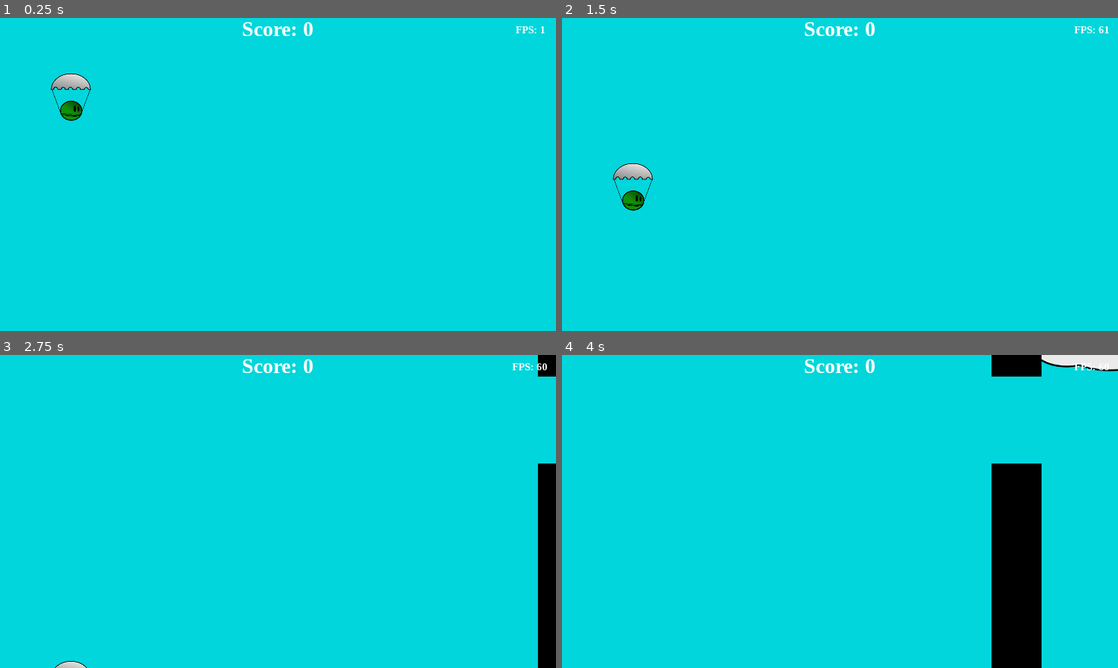
Above: before the commit, frames 1-4 (two rows, left to right).
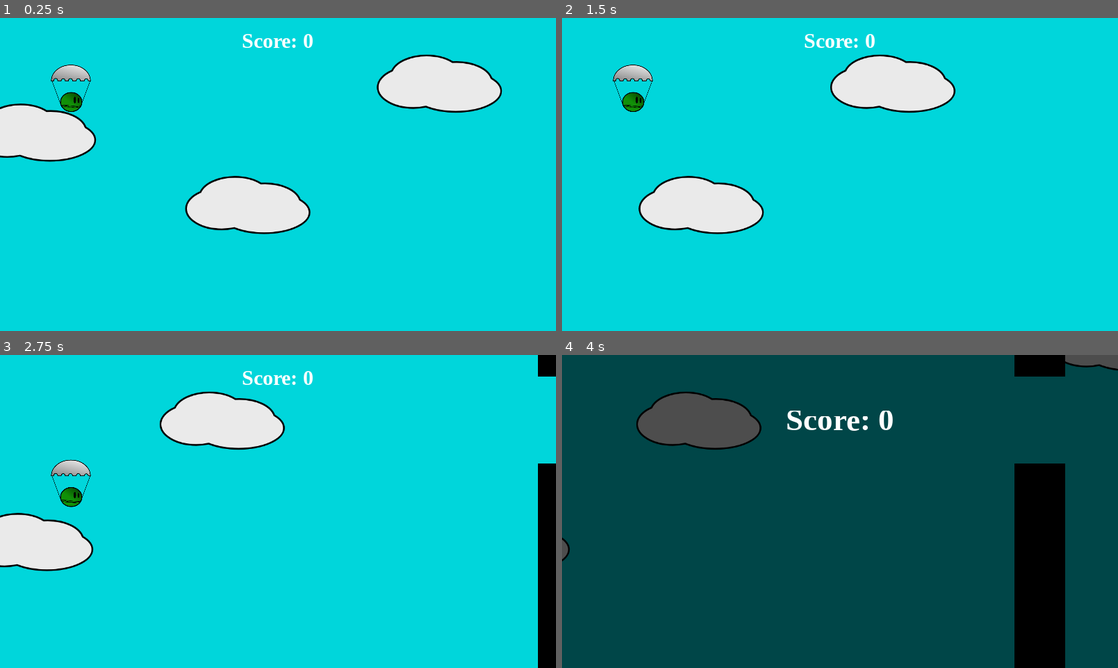
Above: after the commit, the same moments.

Repository: mmcoulombe/flappy_slime
Game: Godot game, scene res://scenes/main.tscn
Two runs of this game, one before a commit and one after it. Both use one fixed random seed, a clock stepped at 60 frames per second and the inputs below. Before the commit the project has no main scene; this scene is started directly in both runs.
Inputs:
- Up to frame 1 (0.25 s): no input
- Up to frame 2 (1.5 s): hold Up (ui_up) 0.53-1.28 s
- Up to frame 3 (2.75 s): hold Up (ui_up) from 2.03 s (still down)
- Up to frame 4 (4 s): release Up (ui_up) at 3.53 s

The runs differ from the first frame. In frame 1, 10% of the frame differs, in the area x 0-98%, y 1-70%; in frame 2, 7.9%; in frame 3, 6.8%; in frame 4, 96%, in the area x 0-100%, y 0-100%.

Commit message:
Add intro screen, and possibility to restart
Signed-off-by: Maxime Millette-Coulombe <mmillettecoulombe@gmail.com>

Diff:
--- a/gui/in_game_gui.tscn
+++ b/gui/in_game_gui.tscn
@@ -11,6 +11,50 @@
 size = 24
 font_data = ExtResource( 2 )
 
+[sub_resource type="Animation" id=3]
+resource_name = "game_over"
+length = 0.5
+tracks/0/type = "value"
+tracks/0/path = NodePath("MarginContainer/score:custom_fonts/font:size")
+tracks/0/interp = 1
+tracks/0/loop_wrap = true
+tracks/0/imported = false
+tracks/0/enabled = true
+tracks/0/keys = {
+"times": PoolRealArray( 0, 0.5 ),
+"transitions": PoolRealArray( 1, 1 ),
+"update": 0,
+"values": [ 48, 96 ]
+}
+tracks/1/type = "value"
+tracks/1/path = NodePath("MarginContainer:rect_position")
+tracks/1/interp = 1
+tracks/1/loop_wrap = true
+tracks/1/imported = false
+tracks/1/enabled = true
+tracks/1/keys = {
+"times": PoolRealArray( 0, 0.5 ),
+"transitions": PoolRealArray( 1, 1 ),
+"update": 0,
+"values": [ Vector2( 120, 0 ), Vector2( 120, 180 ) ]
+}
+tracks/2/type = "value"
+tracks/2/path = NodePath("lbl_restart:visible")
+tracks/2/interp = 1
+tracks/2/loop_wrap = true
+tracks/2/imported = false
+tracks/2/enabled = true
+tracks/2/keys = {
+"times": PoolRealArray( 0, 0.5 ),
+"transitions": PoolRealArray( 1, 1 ),
+"update": 1,
+"values": [ false, true ]
+}
+
+[sub_resource type="DynamicFont" id=4]
+size = 48
+font_data = ExtResource( 2 )
+
 [node name="gui" type="Control"]
 anchor_right = 1.0
 anchor_bottom = 1.0
@@ -18,12 +62,14 @@
 
 [node name="MarginContainer" type="HBoxContainer" parent="."]
 margin_left = 120.0
-margin_bottom = 54.0
+margin_right = 1281.0
+margin_bottom = 107.0
 custom_constants/separation = 1
 
 [node name="score" type="Label" parent="MarginContainer"]
+margin_top = 26.0
 margin_right = 1040.0
-margin_bottom = 54.0
+margin_bottom = 80.0
 rect_min_size = Vector2( 1040, 0 )
 custom_fonts/font = SubResource( 1 )
 text = "Score: 0"
@@ -31,12 +77,27 @@
 valign = 1
 
 [node name="fps" type="Label" parent="MarginContainer"]
+visible = false
 margin_left = 1041.0
-margin_top = 2.0
+margin_top = 28.0
 margin_right = 1161.0
-margin_bottom = 52.0
+margin_bottom = 78.0
 rect_min_size = Vector2( 120, 50 )
 custom_fonts/font = SubResource( 2 )
 text = "FPS: 60"
 align = 1
 valign = 1
+
+[node name="anim_player" type="AnimationPlayer" parent="."]
+anims/game_over = SubResource( 3 )
+
+[node name="lbl_restart" type="Label" parent="."]
+visible = false
+margin_left = 432.489
+margin_top = 335.795
+margin_right = 844.489
+margin_bottom = 389.795
+custom_fonts/font = SubResource( 4 )
+text = "Press \"R\" to restart"
+align = 1
+valign = 1
--- /dev/null
+++ b/gui/intro_gui.tscn
@@ -0,0 +1,30 @@
+[gd_scene load_steps=5 format=2]
+
+[ext_resource path="res://scripts/gui/intro_gui.gd" type="Script" id=1]
+[ext_resource path="res://assets/intro/game_logo.png" type="Texture" id=2]
+[ext_resource path="res://assets/intro/btn_start_normal.png" type="Texture" id=3]
+[ext_resource path="res://assets/intro/btn_start_over.png" type="Texture" id=4]
+
+[node name="intro_gui" type="Control"]
+anchor_right = 1.0
+anchor_bottom = 1.0
+script = ExtResource( 1 )
+
+[node name="Sprite" type="Sprite" parent="."]
+position = Vector2( 641.066, 187.787 )
+texture = ExtResource( 2 )
+
+[node name="btn_start" type="Node2D" parent="."]
+position = Vector2( 625, 350 )
+
+[node name="button" type="TextureButton" parent="btn_start"]
+margin_left = -116.0
+margin_top = -77.0
+margin_right = 116.0
+margin_bottom = 77.0
+texture_normal = ExtResource( 3 )
+texture_hover = ExtResource( 4 )
+
+[connection signal="button_down" from="btn_start/button" to="." method="_on_button_start_down"]
+[connection signal="button_up" from="btn_start/button" to="." method="_on_button_start_up"]
+[connection signal="pressed" from="btn_start/button" to="." method="_on_start_button_pressed"]
--- /dev/null
+++ b/prefabs/black_rect.tscn
@@ -0,0 +1,6 @@
+[gd_scene load_steps=2 format=2]
+
+[ext_resource path="res://scripts/black_rect.gd" type="Script" id=1]
+
+[node name="black_rect" type="Node2D"]
+script = ExtResource( 1 )
--- a/prefabs/player.tscn
+++ b/prefabs/player.tscn
@@ -49,7 +49,13 @@
 frame = 1
 
 [node name="collision_shape" type="CollisionShape2D" parent="."]
-shape = SubResource( 2 )
+shape = SubResource( 1 )
 
 [node name="AnimationPlayer" type="AnimationPlayer" parent="."]
-anims/death = SubResource( 3 )
+anims/death = SubResource( 2 )
+
+[node name="VisibilityNotifier2D" type="VisibilityNotifier2D" parent="."]
+position = Vector2( -0.314238, 0.108105 )
+scale = Vector2( 9.1939, 11.1778 )
+
+[connection signal="screen_exited" from="VisibilityNotifier2D" to="." method="_on_player_screen_exited"]
--- a/project.godot
+++ b/project.godot
@@ -16,6 +16,7 @@
 [application]
 
 config/name="Flappy"
+run/main_scene="res://scenes/intro.tscn"
 config/icon="res://icon.png"
 
 [display]
--- /dev/null
+++ b/scenes/intro.tscn
@@ -0,0 +1,33 @@
+[gd_scene load_steps=4 format=2]
+
+[ext_resource path="res://scripts/intro/auto_move.gd" type="Script" id=1]
+[ext_resource path="res://assets/intro/cloud_parallax.png" type="Texture" id=2]
+[ext_resource path="res://gui/intro_gui.tscn" type="PackedScene" id=3]
+
+[node name="intro" type="Node2D"]
+
+[node name="Node2D" type="Node2D" parent="."]
+editor/display_folded = true
+script = ExtResource( 1 )
+
+[node name="Camera2D" type="Camera2D" parent="Node2D"]
+offset = Vector2( 640, 360 )
+current = true
+drag_margin_left = 0.0
+drag_margin_top = 0.0
+drag_margin_right = 0.0
+drag_margin_bottom = 0.0
+
+[node name="ParallaxBackground" type="ParallaxBackground" parent="."]
+editor/display_folded = true
+
+[node name="cloud_layer" type="ParallaxLayer" parent="ParallaxBackground"]
+motion_mirroring = Vector2( 1800, 0 )
+
+[node name="Sprite" type="Sprite" parent="ParallaxBackground/cloud_layer"]
+texture = ExtResource( 2 )
+centered = false
+
+[node name="CanvasLayer" type="CanvasLayer" parent="."]
+
+[node name="intro_gui" parent="CanvasLayer" instance=ExtResource( 3 )]
--- a/scenes/main.tscn
+++ b/scenes/main.tscn
@@ -1,10 +1,11 @@
-[gd_scene load_steps=6 format=2]
+[gd_scene load_steps=7 format=2]
 
 [ext_resource path="res://prefabs/player.tscn" type="PackedScene" id=1]
-[ext_resource path="res://scripts/pipe_emitter.gd" type="Script" id=2]
-[ext_resource path="res://scripts/cloud_emitter.gd" type="Script" id=3]
-[ext_resource path="res://gui/in_game_gui.tscn" type="PackedScene" id=4]
-[ext_resource path="res://scripts/controller.gd" type="Script" id=5]
+[ext_resource path="res://prefabs/cloud.tscn" type="PackedScene" id=2]
+[ext_resource path="res://scripts/pipe_emitter.gd" type="Script" id=3]
+[ext_resource path="res://scripts/cloud_emitter.gd" type="Script" id=4]
+[ext_resource path="res://gui/in_game_gui.tscn" type="PackedScene" id=5]
+[ext_resource path="res://scripts/controller.gd" type="Script" id=6]
 
 [node name="main" type="Node2D"]
 
@@ -18,11 +19,21 @@
 flap_speed = -150
 
 [node name="spawn_container" type="Node2D" parent="."]
+editor/display_folded = true
+
+[node name="cloud3" parent="spawn_container" instance=ExtResource( 2 )]
+position = Vector2( 126.934, 263.388 )
+
+[node name="cloud" parent="spawn_container" instance=ExtResource( 2 )]
+position = Vector2( 620.39, 429.989 )
+
+[node name="cloud2" parent="spawn_container" instance=ExtResource( 2 )]
+position = Vector2( 1061.49, 150.734 )
 
 [node name="pipe_emitter" type="Node2D" parent="."]
 editor/display_folded = true
 position = Vector2( 1350, 360 )
-script = ExtResource( 2 )
+script = ExtResource( 3 )
 speed = 200
 delay = 2.5
 
@@ -31,19 +42,24 @@
 [node name="cloud_emitter" type="Node2D" parent="."]
 editor/display_folded = true
 position = Vector2( 1400, 360 )
-script = ExtResource( 3 )
+script = ExtResource( 4 )
 
 [node name="ce_timer" type="Timer" parent="cloud_emitter"]
 
+[node name="black_rect" type="ColorRect" parent="."]
+visible = false
+margin_right = 1280.0
+margin_bottom = 720.0
+color = Color( 0, 0, 0, 0.670588 )
+
 [node name="ui" type="Node2D" parent="."]
-editor/display_folded = true
 z_index = 4
 
-[node name="gui" parent="ui" instance=ExtResource( 4 )]
+[node name="gui" parent="ui" instance=ExtResource( 5 )]
 
 [node name="controller" type="Node2D" parent="."]
 position = Vector2( 61.2168, 1.36037 )
-script = ExtResource( 5 )
+script = ExtResource( 6 )
 
 [connection signal="player_death" from="player" to="controller" method="_on_player_death"]
 [connection signal="timeout" from="pipe_emitter/pe_timer" to="pipe_emitter" method="_on_pe_timer_timeout"]
--- a/scripts/controller.gd
+++ b/scripts/controller.gd
@@ -1,14 +1,18 @@
 extends Node2D
 
+onready var player = get_node("../player")
 onready var cloud_emitter = get_node("../cloud_emitter")
 onready var pipe_emitter = get_node("../pipe_emitter")
 onready var container = get_node("../spawn_container")
+onready var black_rect = get_node("../black_rect")
 onready var gui = get_node("../ui/gui")
 
 # Called when the node enters the scene tree for the first time.
 func _ready():
 	cloud_emitter.emit()
 	pipe_emitter.emit()
+	yield(get_tree().create_timer(1.5), "timeout")
+	player.react_to_physic = true
 
 func freeze_paralax():
 	cloud_emitter.stop()
@@ -24,3 +28,5 @@
 func _on_player_death(player):
 	freeze_paralax()
 	player.play_death_choreograhpy()
+	black_rect.visible = true
+	gui.play_game_over()
--- a/scripts/gui/in_game_gui.gd
+++ b/scripts/gui/in_game_gui.gd
@@ -2,9 +2,13 @@
 
 onready var lbl_score = get_node("MarginContainer/score")
 onready var lbl_fps = get_node("MarginContainer/fps")
+onready var anim_player = get_node("anim_player")
 
 func _process(delta):
 	lbl_fps.text = "FPS: " + str(Engine.get_frames_per_second())
 
 func update_score(new_score):
 	lbl_score.text = "Score: " + str(new_score)
+
+func play_game_over():
+	anim_player.play("game_over")
--- /dev/null
+++ b/scripts/gui/intro_gui.gd
@@ -0,0 +1,18 @@
+extends Control
+
+# Declare member variables here. Examples:
+# var a = 2
+# var b = "text"
+
+onready var btn_start = $btn_start
+
+func _on_start_button_pressed():
+	get_tree().change_scene("res://scenes/main.tscn")
+
+
+func _on_button_start_down():
+	print("down")
+	btn_start.scale = Vector2(0.8, 0.8)
+
+func _on_button_start_up():
+	btn_start.scale = Vector2(1, 1)
--- /dev/null
+++ b/scripts/intro/auto_move.gd
@@ -0,0 +1,6 @@
+extends Node2D
+
+export var speed = 100
+
+func _process(delta):
+	position.x += speed * delta
--- a/scripts/player.gd
+++ b/scripts/player.gd
@@ -9,6 +9,8 @@
 onready var anim_player = $AnimationPlayer
 
 var score = 0 setget set_score, get_score
+var react_to_physic = false
+
 var velocity = Vector2()
 var input_enabled = true
 var is_alive = true
@@ -24,21 +26,34 @@
 		var flap = Input.is_action_just_pressed("ui_up")
 		if flap:
 			velocity.y = flap_speed
+	if not is_alive:
+		if Input.is_action_just_released("restart"):
+			get_tree().reload_current_scene()
 
 # Called when the node enters the scene tree for the first time.
 func _ready():
 	is_alive = true
 
 func _physics_process(delta):
+	if not react_to_physic:
+		return
+
 	apply_input()
 
 	velocity.y += gravity
 	var collision  = move_and_collide(velocity * delta)
 	if collision && is_alive:
-		is_alive = false
-		emit_signal("player_death", self)
+		die()
 
 func play_death_choreograhpy():
 	input_enabled = false
 	collision_shape.disabled = true
 	anim_player.play("death")
+
+func die():
+	if is_alive:
+		is_alive = false
+		emit_signal("player_death", self)
+
+func _on_player_screen_exited():
+	die()
Binary file added: assets/intro/btn_start_normal.png
Not shown, added: assets/intro/btn_start_normal.png.import
Binary file added: assets/intro/btn_start_over.png
Not shown, added: assets/intro/btn_start_over.png.import
Binary file added: assets/intro/cloud_parallax.png
Not shown, added: assets/intro/cloud_parallax.png.import
Binary file added: assets/intro/game_logo.png
Not shown, added: assets/intro/game_logo.png.import
Not shown: 1 places in gui/in_game_gui.tscn that only renumber resources
Binary file changed: icon.png
Not shown: 1 places in prefabs/player.tscn that only renumber resources
